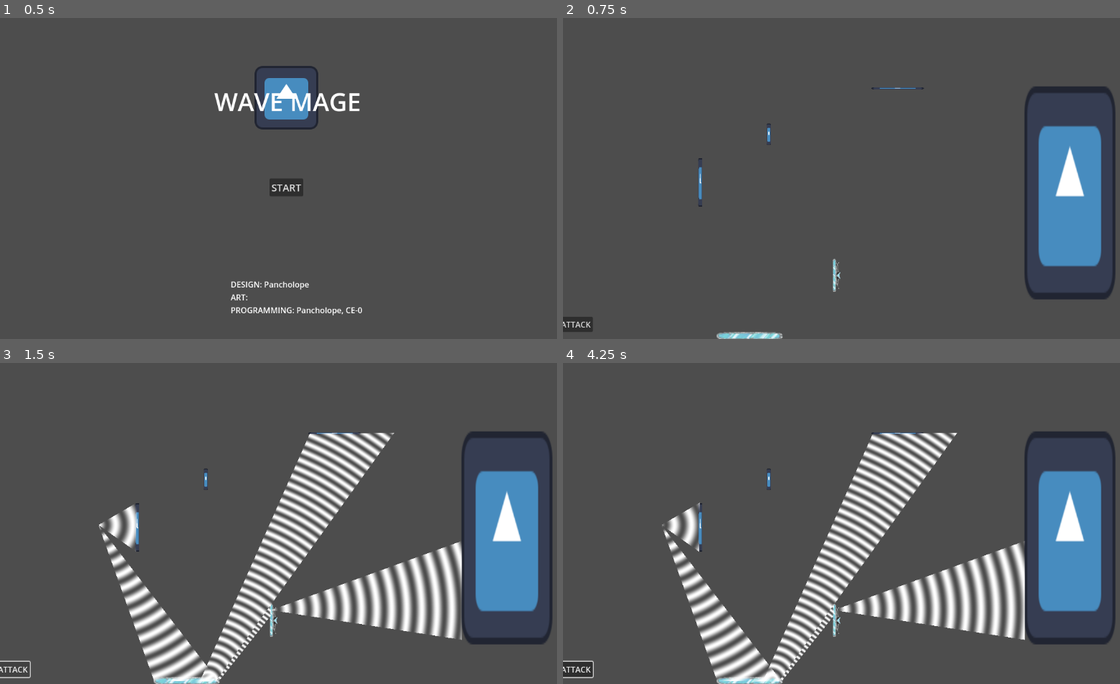
Above: before the commit, frames 1-4 (two rows, left to right).
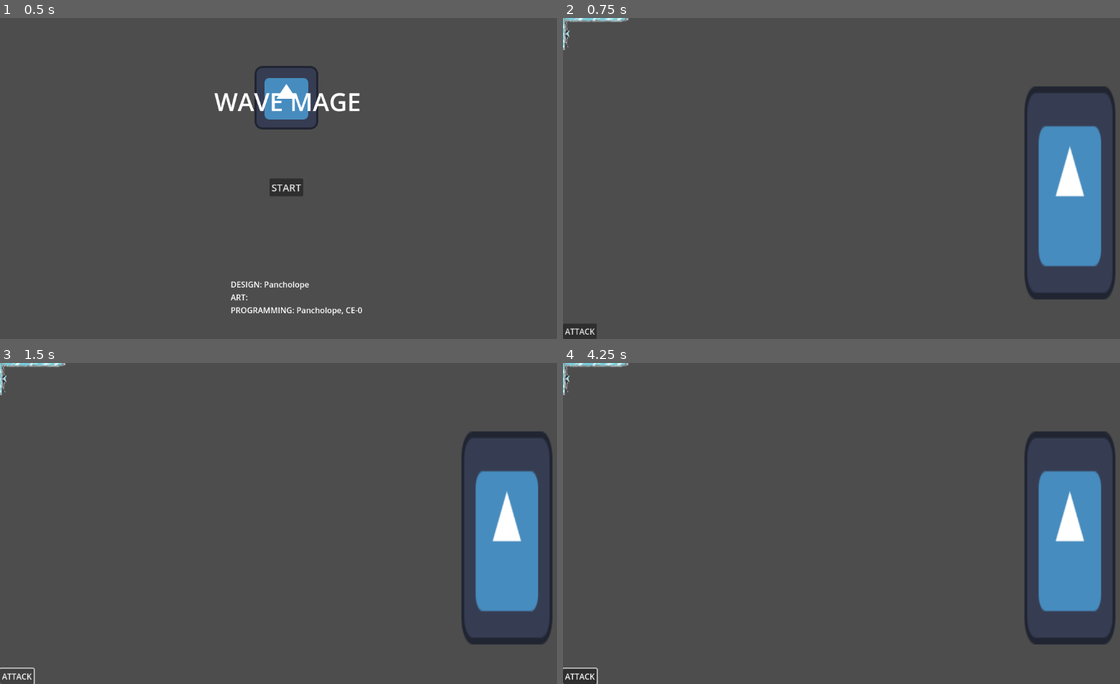
Above: after the commit, the same moments.

Repository: pancholope321/Wave-Mage
Game: Godot game, scene res://Scenes/mainMenu.tscn
Same seed, same stepped clock (60 frames per second), same inputs: the game is played once before the commit and once after it. The project has no main scene, so this scene is started directly. The engine's default icon, where the game draws it, is replaced by a stand-in: a white triangle on a blue panel in a dark square.
Inputs (mouse positions are in pixels of both pictures, inside the frame that each line leads up to):
- Up to frame 1 (0.5 s): no input
- Up to frame 2 (0.75 s): click "START" at 0.5 s
- Up to frame 3 (1.5 s): click "ATTACK" at 1.25 s
- Up to frame 4 (4.25 s): click "ATTACK" at 2 s; click "ATTACK" at 2.75 s; drag from (835, 619) to (746, 680) at 3.52 s

Frame 1 is identical in both runs. In frame 2, 1.0% of the frame differs, in the area x 0-65%, y 0-100%; in frame 3, 13%; in frame 4, 13%, in the area x 0-84%, y 0-100%.
Error before the commit: Invalid access to property or key 'id' on a base object of type 'Dictionary'. (res://Scripts/Game/wave_controller.gd:115)
Error after the commit: Invalid access to property or key 'id' on a base object of type 'Dictionary'. (res://Scripts/Game/wave_controller.gd:147)

Commit message:
mirror unlocked powers added

Diff:
--- /dev/null
+++ b/ConfigFiles/player_statistics.json
@@ -0,0 +1,14 @@
+{
+"unlocked_powers":{
+	"mirror":0,
+	"duplicatePower":0
+	},
+"power_activations":{
+	"mirror":0,
+	"duplicatePower":0
+	},
+"power_utilities":{
+	"mirror":{},
+	"duplicatePower":{}
+	}
+}
--- /dev/null
+++ b/ConfigFiles/structure_information_relation.json
@@ -0,0 +1,23 @@
+{
+"power_player_functions":{
+	"power_template":{"start_function_path":"functionPath","start_function":"functionName","structure":"structurePath"},
+	"mirror":{"structure":"res://Structures/mirror.tscn"},
+	"duplicatePower":{"structure":"res://Structures/duplicator.tscn"}
+},
+"power_image":{
+	"mirror":"res://Sprites/Structure Sprites/silver_mirror.png",
+	"duplicatePower":"res://Sprites/Structure Sprites/silver_duplicator.png"
+},
+"power_name":{
+	"mirror":"Mirror",
+	"duplicatePower":"Duplicator"
+},
+"power_description":{
+	"mirror":"Reflects the wave",
+	"duplicatePower":"Duplicates incoming waves"
+},
+"power_costs":{
+	"mirror":3,
+	"duplicatePower":3
+}
+}
--- a/Scenes/fightScene.tscn
+++ b/Scenes/fightScene.tscn
@@ -1,10 +1,12 @@
 [gd_scene load_steps=6 format=3 uid="uid://cmwrawjnsytee"]
 
 [ext_resource type="Texture2D" uid="uid://ck8qkbfchmk86" path="res://icon.svg" id="1_d1vt0"]
+[ext_resource type="Script" uid="uid://c24gih0xbu7c2" path="res://Scripts/structureOrganizator.gd" id="1_gn0l3"]
 [ext_resource type="Script" uid="uid://l8qslq27mojq" path="res://Scripts/Game/wave_controller.gd" id="1_viax6"]
-[ext_resource type="PackedScene" uid="uid://c4meincvq4xs" path="res://Structures/duplicator.tscn" id="2_yk4my"]
-[ext_resource type="PackedScene" uid="uid://0rn3vhsia6i5" path="res://Structures/mirror.tscn" id="3_57ar5"]
 [ext_resource type="Script" uid="uid://dtvjko8dykvcr" path="res://Scripts/Game/structure_pos_controller.gd" id="4_57ar5"]
+
+[sub_resource type="RectangleShape2D" id="RectangleShape2D_7aek1"]
+size = Vector2(182, 260)
 
 [node name="fight" type="Node2D"]
 
@@ -14,73 +16,34 @@
 [node name="waveStart" type="Node2D" parent="."]
 position = Vector2(198, 327)
 
-[node name="waveEnd1" type="Node2D" parent="."]
+[node name="enemyP1" type="Area2D" parent="." node_paths=PackedStringArray("point1", "point2")]
 position = Vector2(930, 149)
+script = ExtResource("1_gn0l3")
+point1 = NodePath(".")
+point2 = NodePath("enemyP2")
+mobile = false
 
-[node name="Sprite2D" type="Sprite2D" parent="waveEnd1"]
+[node name="Sprite2D" type="Sprite2D" parent="enemyP1"]
 position = Vector2(89.5, 204)
 scale = Vector2(1.42969, 3.35938)
 texture = ExtResource("1_d1vt0")
 
-[node name="waveEnd2" type="Node2D" parent="."]
-position = Vector2(929, 559)
+[node name="enemyP2" type="Node2D" parent="enemyP1"]
+position = Vector2(-1, 410)
 
-[node name="duplicatePoint1" parent="." instance=ExtResource("2_yk4my")]
-position = Vector2(545, 488)
+[node name="CollisionShape2D" type="CollisionShape2D" parent="enemyP1"]
+position = Vector2(81, 120)
+shape = SubResource("RectangleShape2D_7aek1")
 
-[node name="wallPoint3" type="Node2D" parent="."]
-position = Vector2(275, 282)
-
-[node name="Sprite2D" type="Sprite2D" parent="wallPoint3"]
-position = Vector2(1.25001, 50)
-scale = Vector2(0.0664061, 0.765625)
-texture = ExtResource("1_d1vt0")
-
-[node name="wallPoint4" type="Node2D" parent="wallPoint3"]
-position = Vector2(-1, 99)
-
-[node name="wallPoint5" type="Node2D" parent="."]
-position = Vector2(414, 213)
-
-[node name="Sprite2D" type="Sprite2D" parent="wallPoint5"]
-position = Vector2(-2.86102e-06, 22)
-scale = Vector2(0.0625042, 0.335937)
-texture = ExtResource("1_d1vt0")
-
-[node name="wallPoint6" type="Node2D" parent="wallPoint5"]
-position = Vector2(0, 44)
-
-[node name="mirrorPoint1" parent="." instance=ExtResource("3_57ar5")]
-position = Vector2(310, 642)
-
-[node name="mirrorPoint3" type="Node2D" parent="."]
-position = Vector2(724, 142)
-
-[node name="Sprite2D" type="Sprite2D" parent="mirrorPoint3"]
-position = Vector2(-51, 0)
-scale = Vector2(0.822174, 0.0273437)
-texture = ExtResource("1_d1vt0")
-
-[node name="mirrorPoint4" type="Node2D" parent="mirrorPoint3"]
-position = Vector2(-101, 1)
-
-[node name="waveController" type="Node2D" parent="." node_paths=PackedStringArray("wave_start", "wave_end1", "wave_end2", "duplicator", "wall_point_3", "wall_point_4", "wall_point_5", "wall_point_6", "mirror", "mirror_point_3", "mirror_point_4")]
+[node name="waveController" type="Node2D" parent="." node_paths=PackedStringArray("wave_start", "enemyPoint1", "enemyPoint2")]
 script = ExtResource("1_viax6")
 wave_start = NodePath("../waveStart")
-wave_end1 = NodePath("../waveEnd1")
-wave_end2 = NodePath("../waveEnd2")
-duplicator = NodePath("../duplicatePoint1")
-wall_point_3 = NodePath("../wallPoint3")
-wall_point_4 = NodePath("../wallPoint3/wallPoint4")
-wall_point_5 = NodePath("../wallPoint5")
-wall_point_6 = NodePath("../wallPoint5/wallPoint6")
-mirror = NodePath("../mirrorPoint1")
-mirror_point_3 = NodePath("../mirrorPoint3")
-mirror_point_4 = NodePath("../mirrorPoint3/mirrorPoint4")
+enemyPoint1 = NodePath("../enemyP1")
+enemyPoint2 = NodePath("../enemyP1/enemyP2")
 
-[node name="structurePosController" type="Node2D" parent="." node_paths=PackedStringArray("listStructures")]
+[node name="structurePosController" type="Node2D" parent="." node_paths=PackedStringArray("waveController")]
 script = ExtResource("4_57ar5")
-listStructures = [NodePath("../duplicatePoint1")]
+waveController = NodePath("../waveController")
 
 [node name="fightController" type="Node" parent="."]
 
@@ -91,10 +54,6 @@
 anchors_preset = 15
 anchor_right = 1.0
 anchor_bottom = 1.0
-offset_left = -8.0
-offset_top = -14.0
-offset_right = -8.0
-offset_bottom = -14.0
 grow_horizontal = 2
 grow_vertical = 2
 mouse_filter = 2
--- a/Scripts/Game/structure_pos_controller.gd
+++ b/Scripts/Game/structure_pos_controller.gd
@@ -1,2 +1,69 @@
 extends Node2D
-@export var listStructures: Array[Area2D]
+
+var test_json={
+"unlocked_powers":{
+	"mirror":1,
+	"duplicatePower":2
+	},
+"power_activations":{
+	"mirror":0,
+	"duplicatePower":0
+	},
+"power_utilities":{
+	"mirror":{},
+	"duplicatePower":{}
+	}
+}
+
+@export var waveController:Node2D
+
+func _ready() -> void:
+	var file_path = "user://my_file.txt"
+	var structure_path="res://ConfigFiles/structure_information_relation.json"
+	var structureJson=load_json_config(structure_path)
+	if check_file_exists(file_path):
+		print("File exists!")
+	else:
+		waveController.create_list_of_powers(test_json.unlocked_powers,structureJson.power_player_functions)
+		print("File does not exist!")
+
+
+	pass
+
+
+func check_file_exists(file_path: String) -> bool:
+	return FileAccess.file_exists(file_path)
+
+
+func load_json_config(file_path: String):
+	if not FileAccess.file_exists(file_path):
+		push_error("JSON file does not exist: " + file_path)
+		return null
+	var file = FileAccess.open(file_path, FileAccess.READ)
+	if not file:
+		push_error("Failed to open JSON file: " + file_path)
+		return null
+	var json_string = file.get_as_text()
+	file.close()
+	var json = JSON.new()
+	var parse_result = json.parse(json_string)
+	if parse_result != OK:
+		push_error("JSON Parse Error: " + json.get_error_message() + " at line " + str(json.get_error_line()))
+		return null
+	return json.data
+
+
+func save_json_config(object, path):
+	var user_dir = OS.get_user_data_dir()
+	var file_path = user_dir + path+ "/buffs.json"
+	# Create a FileAccess object for writing
+	var file = FileAccess.open(file_path, FileAccess.WRITE)
+	if file:
+		# Convert your data to JSON string
+		var json_string = JSON.stringify(object)
+		# Write the JSON string to file
+		file.store_string(json_string)
+		file.close()
+	else:
+		print("Error: Could not save file to path")
+	return
--- a/Scripts/Game/wave_controller.gd
+++ b/Scripts/Game/wave_controller.gd
@@ -1,60 +1,89 @@
 extends Node2D
 
 @export var wave_start:Node2D
-@export var wave_end1:Node2D
-@export var wave_end2:Node2D
-@export var duplicator:Area2D
-@export var wall_point_3:Node2D
-@export var wall_point_4:Node2D
-@export var wall_point_5:Node2D
-@export var wall_point_6:Node2D
-
-@export var mirror:Node2D
-
-@export var mirror_point_3:Node2D
-@export var mirror_point_4:Node2D
+@export var enemyPoint1:Area2D
+@export var enemyPoint2:Node2D
+
 var script_instances = {}
 
 var Structures = []
 var power_file_relation
 func _ready() -> void:
-	power_file_relation = await load_json_config("res://ConfigFiles/power_file_relation.json")
+	power_file_relation = await load_json_config("res://ConfigFiles/structure_file_relation.json")
 	#attack(1)
+
+var listOfPowers=[]
+func create_list_of_powers(PowerJson,structureJson):
+	listOfPowers=[]
+	var dict = {"id":0,
+		"powerName": "enemy",
+		"startPos": enemyPoint1,
+		"endPos": enemyPoint2,
+		"node":enemyPoint1
+	}
+	listOfPowers.append(dict)
+	var keys=PowerJson.keys()
+	var index=1
+	for key in keys:
+		for i in range(PowerJson[key]):
+			var path=structureJson[key].structure
+			var pathloaded=load(path)
+			var instance=pathloaded.instantiate()
+			add_child(instance)
+			instance.setup_wave_starting_point(wave_start.global_position)
+			var newDict={
+			"id":index,
+			"powerName": key,
+			"startPos": instance.get_two_points()[0],
+			"endPos": instance.get_two_points()[1],
+			"node":instance}
+			index+=1
+			listOfPowers.append(newDict)
+	print("listOfPowers: ",listOfPowers)
+	pass
+
 
 # when attack is pressed the wave is propagating
 func attack(damage,start_position=wave_start.position):
 	# this are the structures that are placed on the canvas (example)
 	# the powerName is the actual function name, so wall calls func wall
-	var listOfPowers=[{"id":1,"powerName": "duplicatePower",
-		"startPos": duplicator.get_two_points()[0].global_position,
-		"endPos": duplicator.get_two_points()[1].global_position,
-		"node":duplicator},
-		{"id":2,"powerName": "wall",
-		"startPos": wall_point_3.global_position,
-		"endPos": wall_point_4.global_position,
-		"node":wall_point_3},
-		{"id":3,"powerName": "wall",
-		"startPos": wall_point_5.global_position,
-		"endPos": wall_point_6.global_position,
-		"node":wall_point_5},
-		{"id":4,"powerName":"mirror",
-		"startPos": mirror.get_two_points()[0].global_position,
-		"endPos": mirror.get_two_points()[1].global_position,
-		"node":mirror},
-		{"id":5,"powerName":"mirror",
-		"startPos": mirror_point_4.global_position,
-		"endPos": mirror_point_3.global_position,
-		"node":mirror_point_3}]
-	var dict = {"id":0,
-		"powerName": "enemy",
-		"startPos": wave_end1.global_position,
-		"endPos": wave_end2.global_position,
-		"node":wave_end1
-	}
-
-	Structures.append(dict)
+	#var listOfPowers=[{"id":1,"powerName": "duplicatePower",
+		#"startPos": duplicator.get_two_points()[0].global_position,
+		#"endPos": duplicator.get_two_points()[1].global_position,
+		#"node":duplicator},
+		#{"id":2,"powerName": "wall",
+		#"startPos": wall_point_3.global_position,
+		#"endPos": wall_point_4.global_position,
+		#"node":wall_point_3},
+		#{"id":3,"powerName": "wall",
+		#"startPos": wall_point_5.global_position,
+		#"endPos": wall_point_6.global_position,
+		#"node":wall_point_5},
+		#{"id":4,"powerName":"mirror",
+		#"startPos": mirror.get_two_points()[0].global_position,
+		#"endPos": mirror.get_two_points()[1].global_position,
+		#"node":mirror},
+		#{"id":5,"powerName":"mirror",
+		#"startPos": mirror_point_4.global_position,
+		#"endPos": mirror_point_3.global_position,
+		#"node":mirror_point_3}]
+	#var dict = {"id":0,
+		#"powerName": "enemy",
+		#"startPos": enemyPoint1.global_position,
+		#"endPos": enemyPoint2.global_position,
+		#"node":enemyPoint1
+	#}
+
+	#Structures.append(dict)
+	Structures=[]
 	for i in range(listOfPowers.size()):
+		var powerAdded=listOfPowers[i]
+		print("power_added ",powerAdded)
+		powerAdded.startPos=powerAdded.node.get_two_points()[0].global_position
+		powerAdded.endPos=powerAdded.node.get_two_points()[1].global_position
 		Structures.append(listOfPowers[i])
+
+
 
 	var start_wave_position = wave_start.global_position
 	var order = []
@@ -79,6 +108,7 @@
 			order.append(dictOrder)
 
 	order.sort_custom(sort_by_angle_then_distance)
+	print("order: ",order)
 	var firstBeam=paint_ordered_walls(order)
 	var totalDamage=processDamage(firstBeam)
 
@@ -112,6 +142,8 @@
 				continue
 		elif element["currentPos"]=="endPos":
 			currentStructures = currentStructures.filter(func(x): return x.id != element.id)
+			print("activePower ",activePower)
+			print("element ",element)
 			if activePower.id==element.id:
 				linesDrawn.append(element)
 				currentLines.append(element)
--- a/Scripts/structureOrganizator.gd
+++ b/Scripts/structureOrganizator.gd
@@ -6,10 +6,12 @@
 @export var horizontal=false
 @export var mirror=false
 @export var inverted=false
+@export var mobile=true
 
 var is_dragging=false
 var mouse_offset=Vector2(0,0)
 var waveStartingPoint=Vector2(576,324)
+
 func setup_wave_starting_point(point):
 	waveStartingPoint=point
 
@@ -22,11 +24,14 @@
 	return [point1,point2]
 
 func _input_event(viewport, event, shape_idx):
+	if !mobile:
+		return
 	if event is InputEventMouseButton and event.button_index == MOUSE_BUTTON_LEFT:
 		if event.is_pressed():
+			# Set this as the topmost draggable object
+			get_viewport().set_input_as_handled()
 			is_dragging = true
 			mouse_offset = global_position - get_global_mouse_position()
-			#initial_position = global_position
 		elif event.is_released():
 			is_dragging = false
 
Renamed: ConfigFiles/power_file_relation.json -> ConfigFiles/structure_file_relation.json
